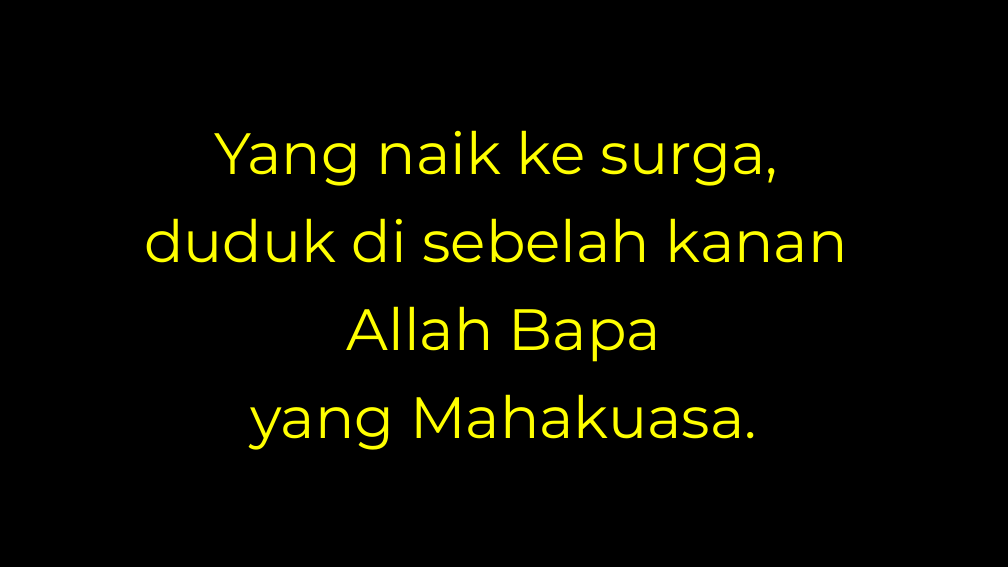
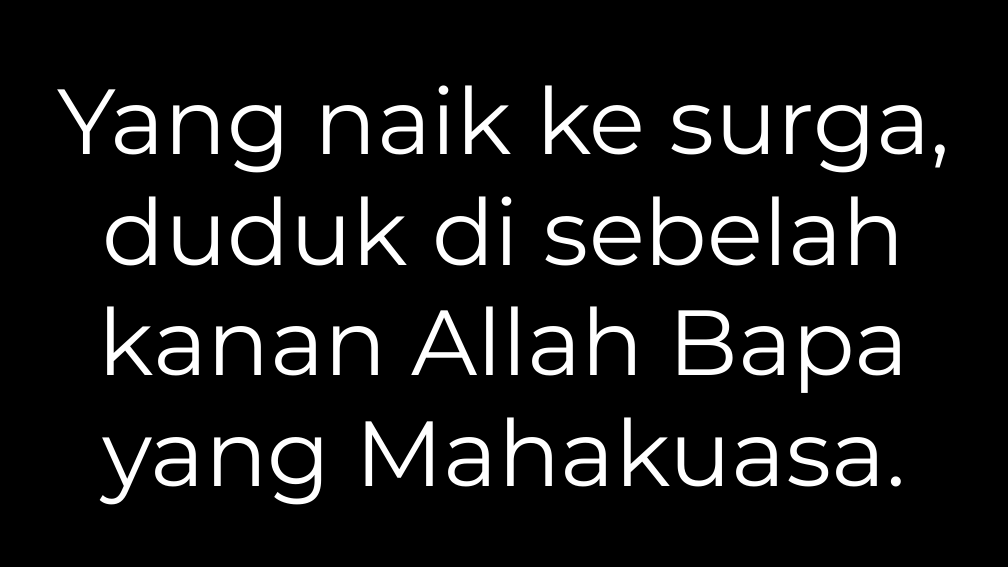
Before and after one commit to laurensius/Slide_Misa_KRC, a slide deck: slide 31 of 2020 11 tanggal 2 Misa Arwah/Slide Misa Arwah.pptx. Drawn at 1008x567 pixels with LibreOffice and Linux fonts; fonts in the diff are those of the drawing; background and template pictures are left out. Boxes give left, top, right and bottom in pixels: in the first picture for what was removed or moved away, otherwise in the second. Text is boxed around its words. In the diff, an @@ line names an element or a change of style, - is before the commit and + after.

```diff
--- a/2020 11 tanggal 2 Misa Arwah/Slide Misa Arwah.pptx
+++ b/2020 11 tanggal 2 Misa Arwah/Slide Misa Arwah.pptx
@@ text at [58, 85, 951, 487]: text changed; size 55.5 to 88 pt; text colour #FFFF00 to #FFFFFF @@
-Yang naik ke surga,
-duduk di sebelah kanan
-Allah Bapa
-yang Mahakuasa.
+Yang naik ke surga, duduk di sebelah kanan Allah Bapa yang Mahakuasa.
```
Also in this commit, not shown: 31 other slides changed, 1 slide added, 2 slides removed, 10 other files.
